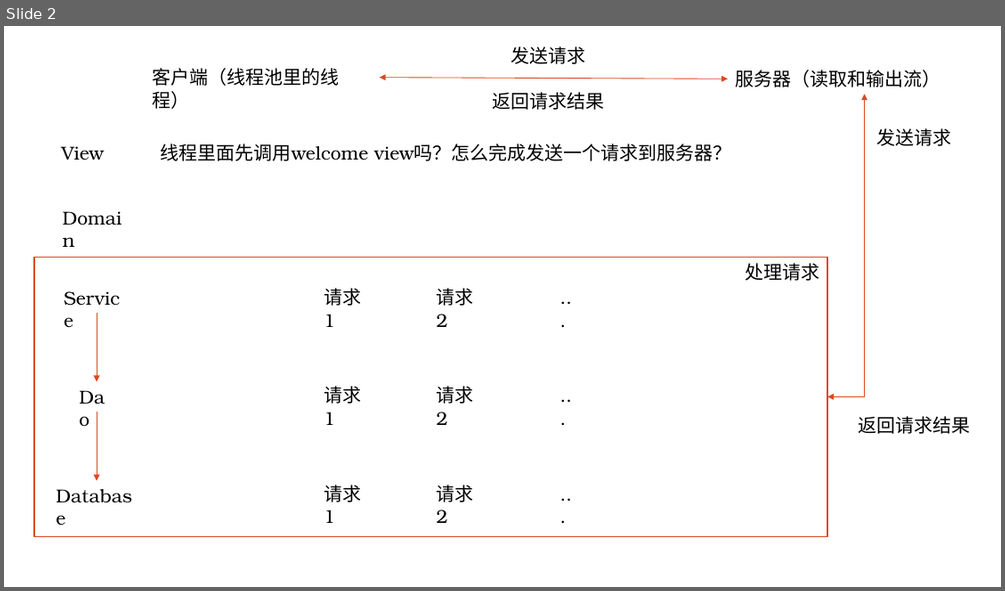
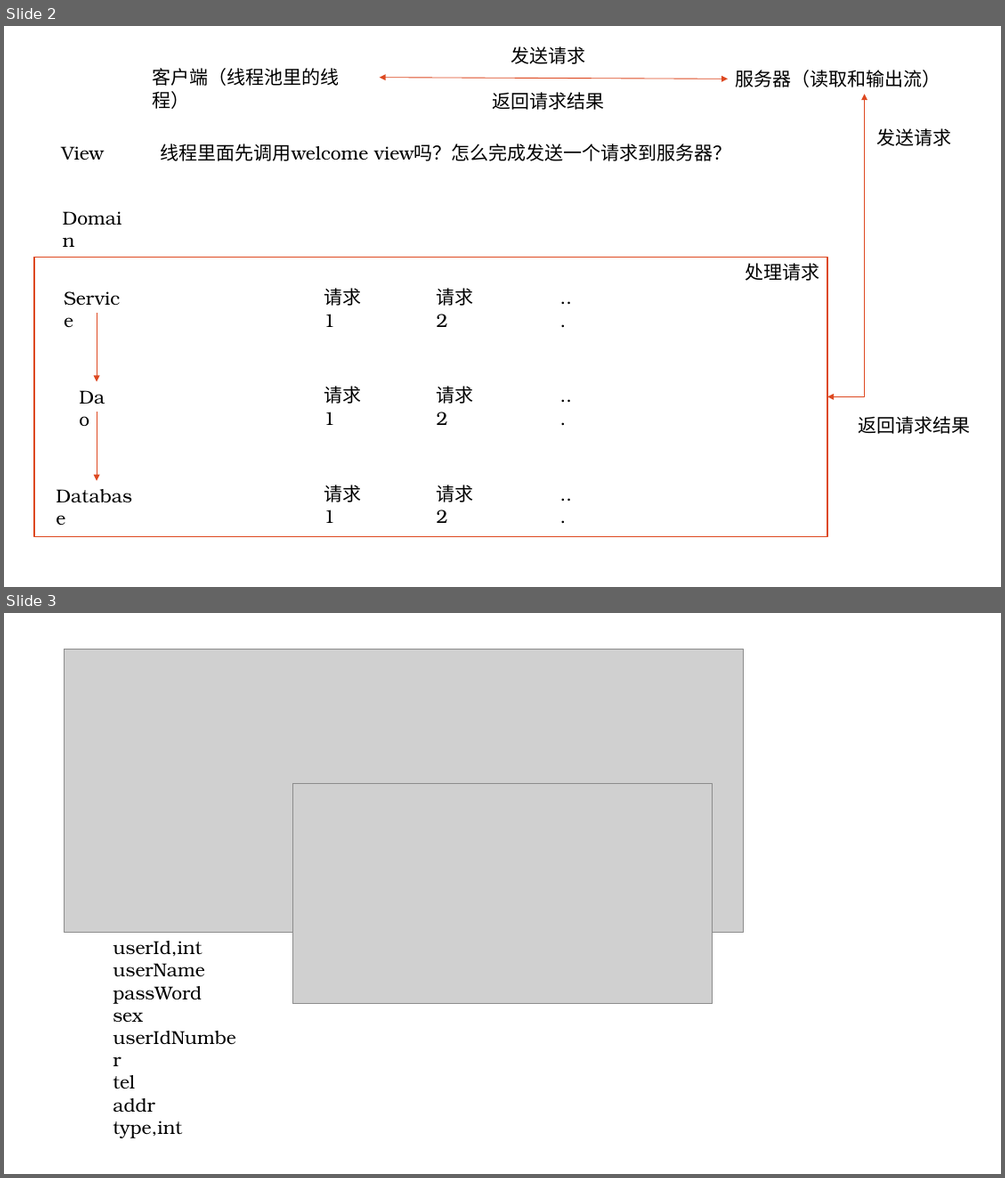
Before and after one commit to jqmtony/JavaNotes, a slide deck: Project1_CarSM/二海租车系统说明文档/租车管理系统11.18.pptx. Shown one above the other, each under a label of ours: slide 2 before the commit, slides 2 and 3 after it. The pictures are 1005x591 and 1005x1178 pixels, drawn with LibreOffice and Linux fonts; fonts in the diff are those of the drawing; grey boxes stand for pictures. Boxes give left, top, right and bottom in pixels: in the first picture for what was removed or moved away, otherwise in the second. Text is boxed around its words. In the diff, an @@ line names an element or a change of style, - is before the commit and + after.

```diff
--- a/Project1_CarSM/二海租车系统说明文档/租车管理系统11.18.pptx
+++ b/Project1_CarSM/二海租车系统说明文档/租车管理系统11.18.pptx
@@ slide 3 added at [4, 613, 1001, 1174], background #FFFFFF @@
@@ picture added at [64, 649, 744, 933] @@
@@ picture added at [292, 784, 712, 1004] @@
@@ text added at [113, 941, 204, 1138], 18 pt, text #000000 @@
+userId,int
+userName
+passWord
+sex
+userIdNumber
+tel
+addr
+type,int
```
Also in this commit, not shown: 1 slide changed, 3 other slides added, 53 other files.
